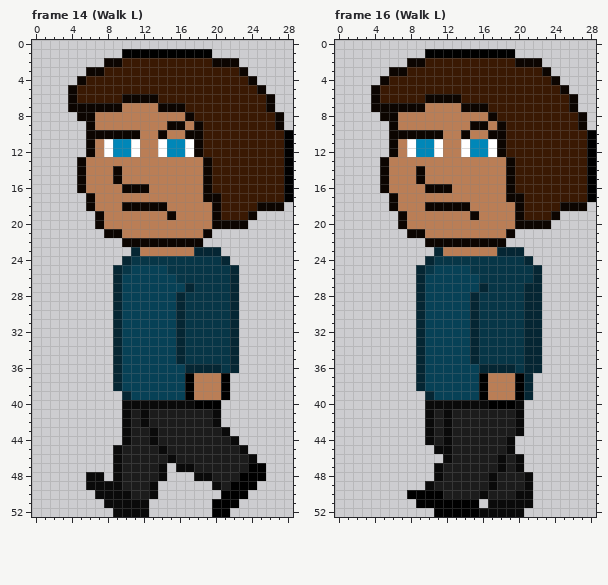
File history of a pixel-art file, WIP/Maxwell-esque(1).aseprite. The first picture shows the starting point.
29x53 pixels, 16 frames. Colours within 5 levels of each other are drawn and written as one. Shown: frame 14 (Walk L), frame 16 (Walk L). The commit also changed other frames, which this record leaves out.
And afterwards:
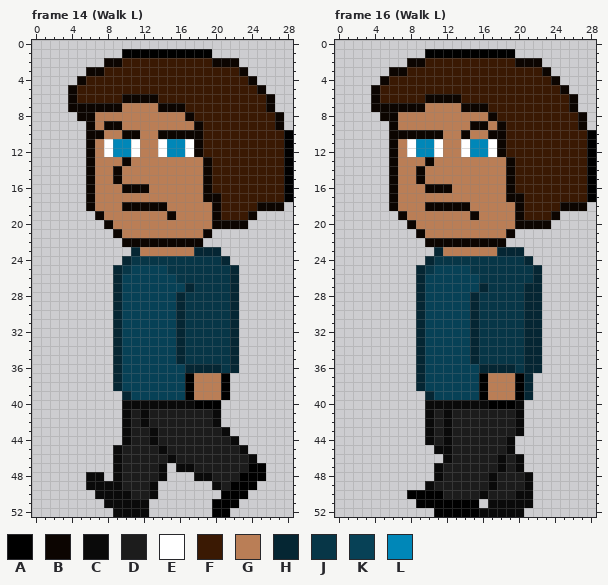
Palette (. is transparent): A #000000  B #0c0501  C #0a0a0a  D #1c1c1c  E #ffffff  F #3a1903  G #ba7e56  H #052633  J #073647  K #074156  L #0087b8
Diff:
Frame 14 (Walk L):
Colour B replaces colour G in row 9 at x 8 to 9; in row 10 at x 15 to 16; in row 13 at x 6 and 10; in rows 14 to 16 at x 6; in row 20 at x 8.
Colour G replaces colour B in row 9 at x 15 to 16; in row 10 at x 8 to 9.
The edit erases colour B in rows 13 to 16 at x 5; in row 20 at x 7; in row 21 at x 8.
Frame 16 (Walk L):
Colour B replaces colour G in row 13 at x 6 and 10; in rows 14 to 16 at x 6; in row 20 at x 8.
The edit erases colour B in rows 13 to 16 at x 5; in row 20 at x 7; in row 21 at x 8.
Pixel boxes of the changes (left, top, right, bottom) in both pictures:
changed: (77, 121, 131, 238)
changed: (167, 121, 185, 139)
changed: (380, 157, 434, 238)
